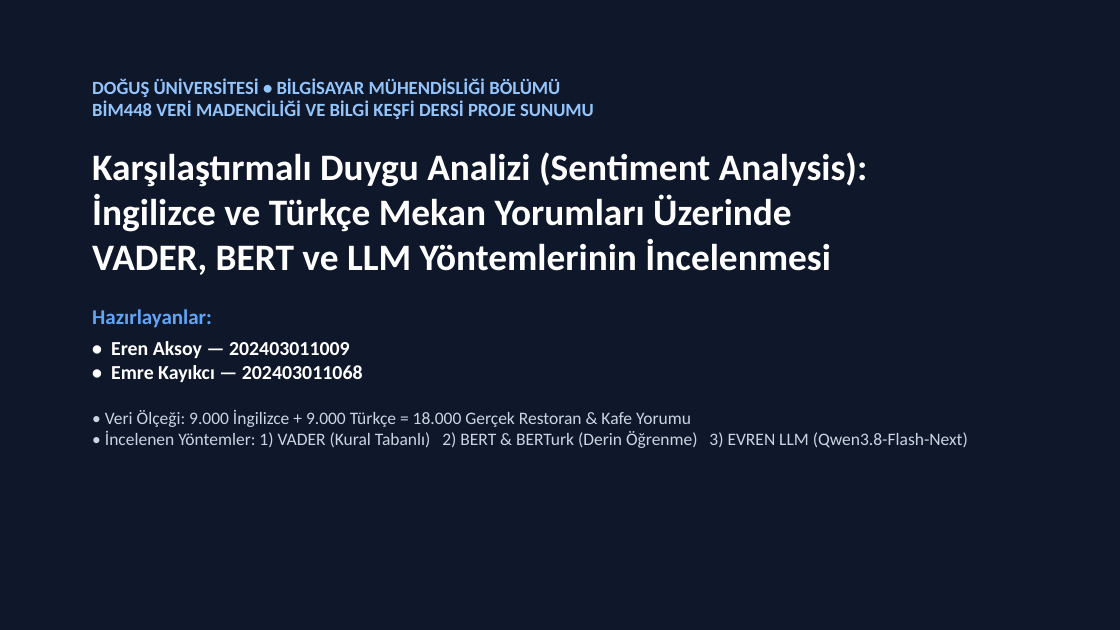
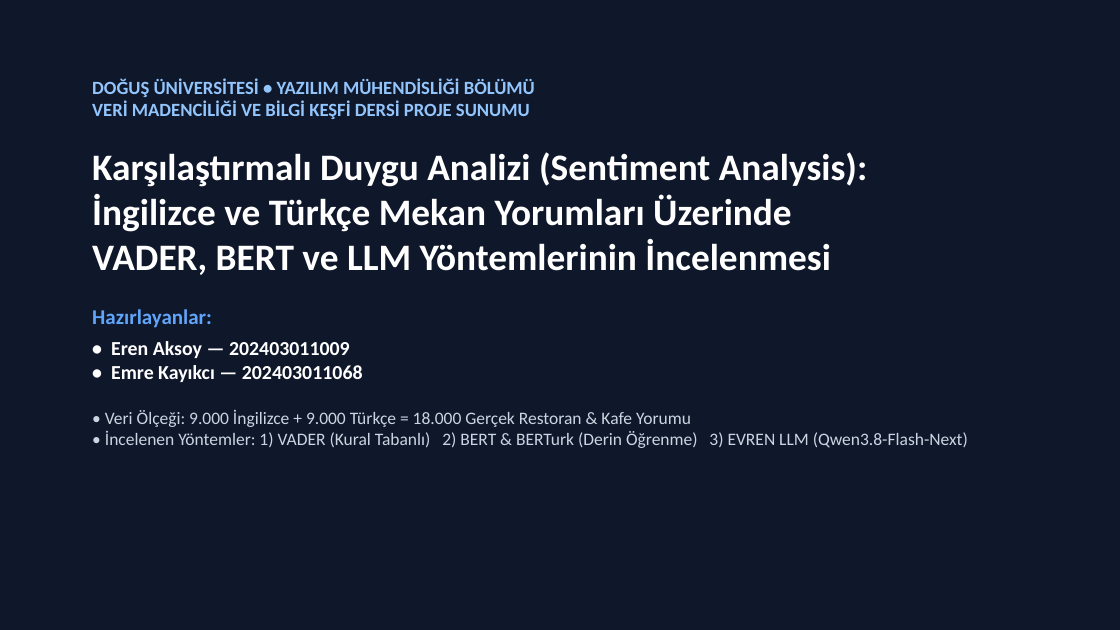
Before and after one commit to erenaksoyy/BIM448_Duygu_Analizi_Projesi, a slide deck: slide 1 of 4_Rapor_ve_Gorseller/BIM448_Proje_Sunumu.pptx. Drawn at 1120x630 pixels with LibreOffice and Linux fonts; fonts in the diff are those of the drawing. Boxes give left, top, right and bottom in pixels: in the first picture for what was removed or moved away, otherwise in the second. Text is boxed around its words. In the diff, an @@ line names an element or a change of style, - is before the commit and + after.

Commit message:
docs: Update department name to Yazilim Muhendisligi across report, presentation, and README

```diff
--- a/4_Rapor_ve_Gorseller/BIM448_Proje_Sunumu.pptx
+++ b/4_Rapor_ve_Gorseller/BIM448_Proje_Sunumu.pptx
@@ text at [92, 78, 535, 119]: text changed @@
-DOĞUŞ ÜNİVERSİTESİ • BİLGİSAYAR MÜHENDİSLİĞİ BÖLÜMÜ
-BİM448 VERİ MADENCİLİĞİ VE BİLGİ KEŞFİ DERSİ PROJE SUNUMU
+DOĞUŞ ÜNİVERSİTESİ • YAZILIM MÜHENDİSLİĞİ BÖLÜMÜ
+VERİ MADENCİLİĞİ VE BİLGİ KEŞFİ DERSİ PROJE SUNUMU
```
Also in this commit, not shown: 4 other files.
